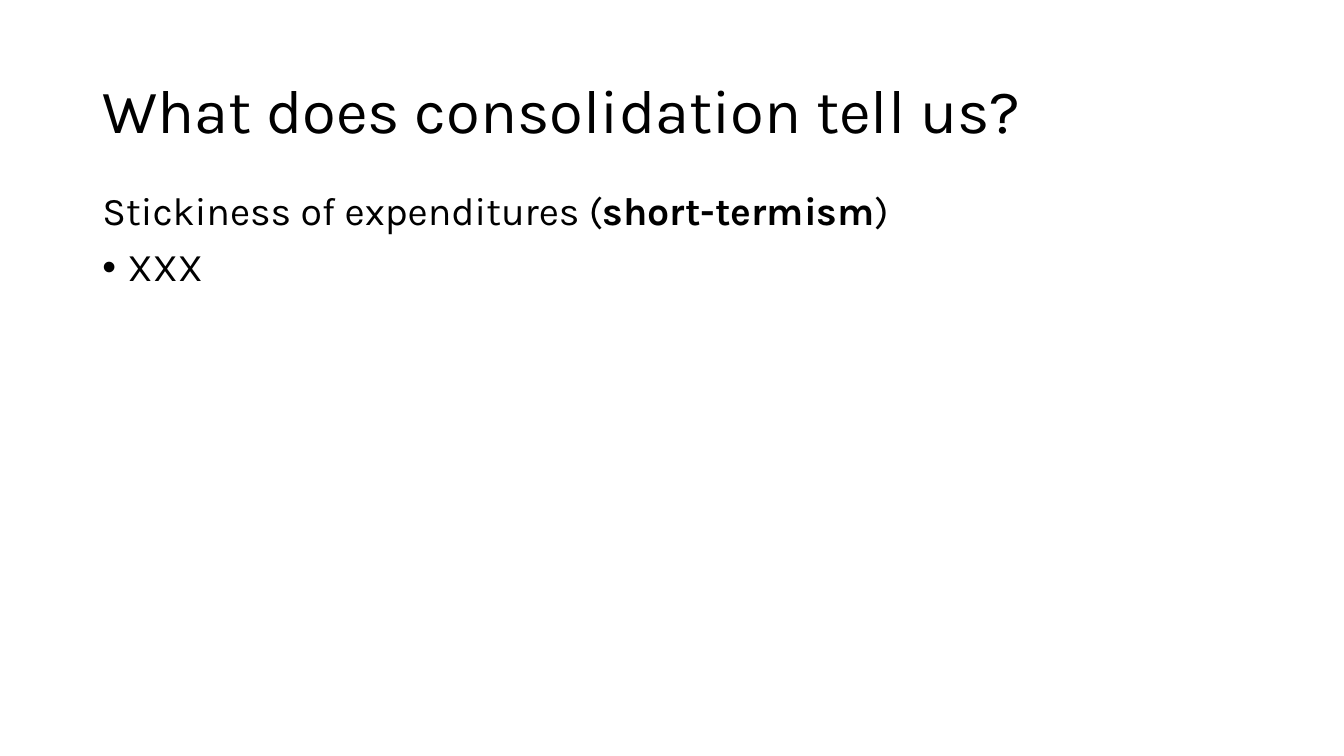
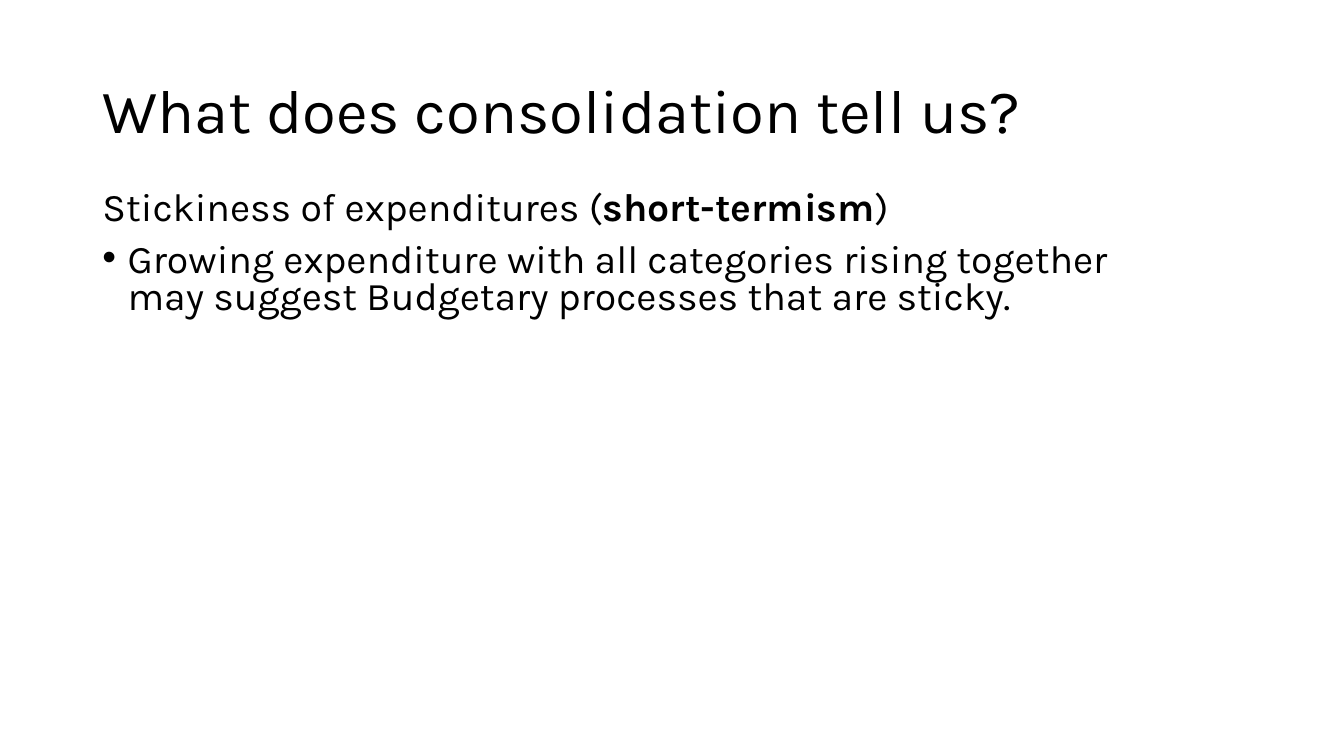
Before and after one commit to Zjub/TVHENZ, a slide deck: slide 13 of e61 Projects/Fiscal sustainability/OECD comparison/Initial external plans.pptx (slide 10 before the commit). Drawn at 1344x756 pixels with LibreOffice and Linux fonts; fonts in the diff are those of the drawing. Boxes give left, top, right and bottom in pixels: in the first picture for what was removed or moved away, otherwise in the second. Text is boxed around its words. In the diff, an @@ line names an element or a change of style, - is before the commit and + after.

```diff
--- a/e61 Projects/Fiscal sustainability/OECD comparison/Initial external plans.pptx
+++ b/e61 Projects/Fiscal sustainability/OECD comparison/Initial external plans.pptx
@@ text at (102, 192, 889, 231): line spacing 0.9 to 0.8 @@
@@ text at (128, 246, 1107, 320): text changed @@
-• XXX
+• Growing expenditure with all categories rising together may suggest Budgetary processes that are sticky.
```
Also in this commit, not shown: 8 other slides changed, 6 slides added, 3 slides removed.
